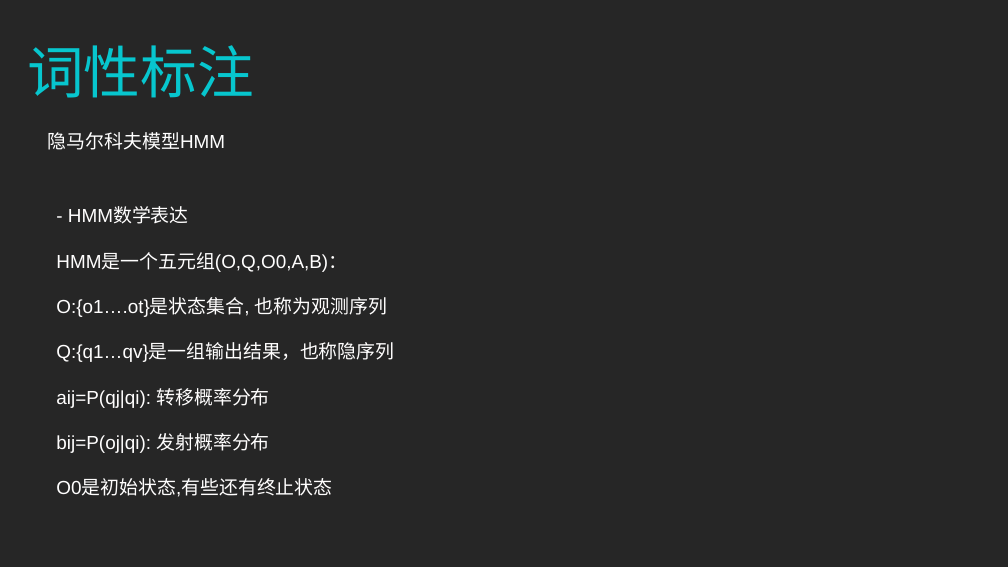
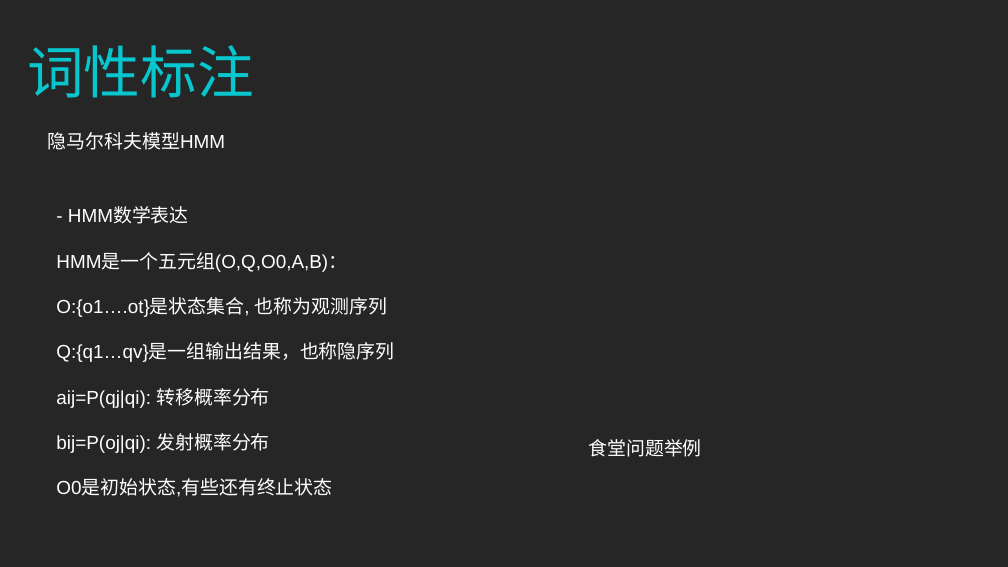
Before and after one commit to zhazhaxia/koa-project, a slide deck: slide 17 of routers/nlp/NLP分词.ppt. Drawn at 1008x567 pixels with LibreOffice and Linux fonts; fonts in the diff are those of the drawing. Boxes give left, top, right and bottom in pixels: in the first picture for what was removed or moved away, otherwise in the second. Text is boxed around its words. In the diff, an @@ line names an element or a change of style, - is before the commit and + after.

```diff
--- a/routers/nlp/NLP分词.ppt
+++ b/routers/nlp/NLP分词.ppt
@@ text added at box(588, 439, 701, 457), 18 pt, text #FFFFFF @@
+食堂问题举例
```
Also in this commit, not shown: 1 other slide changed.
